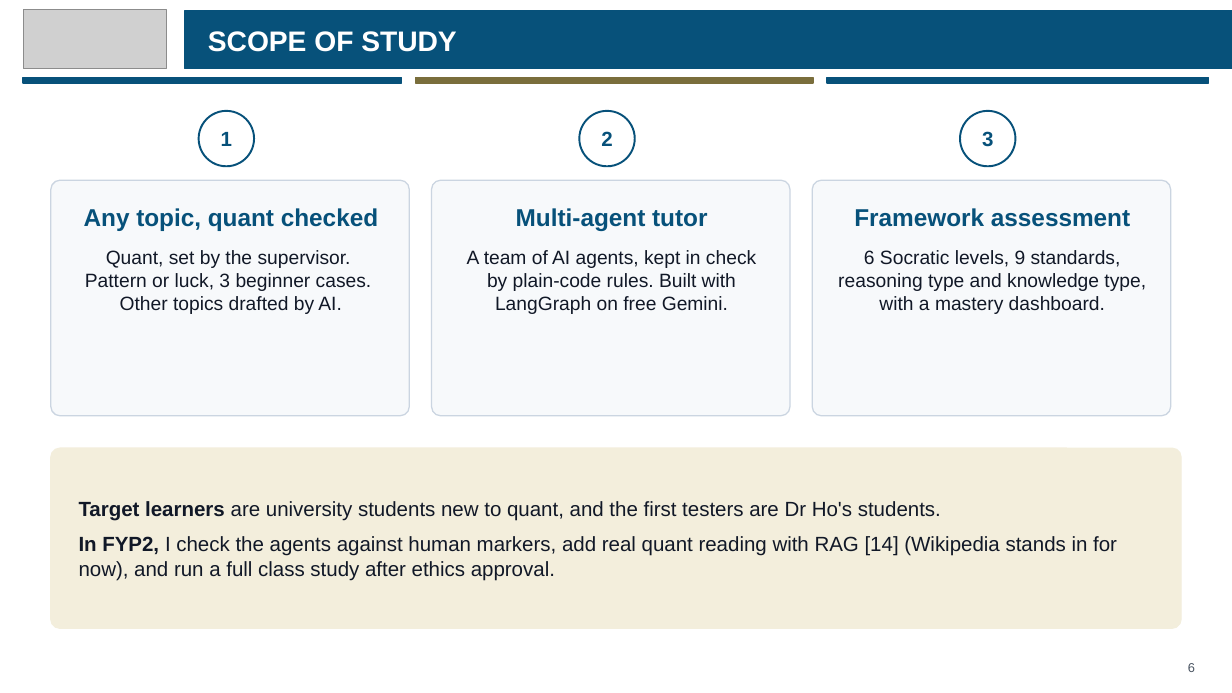
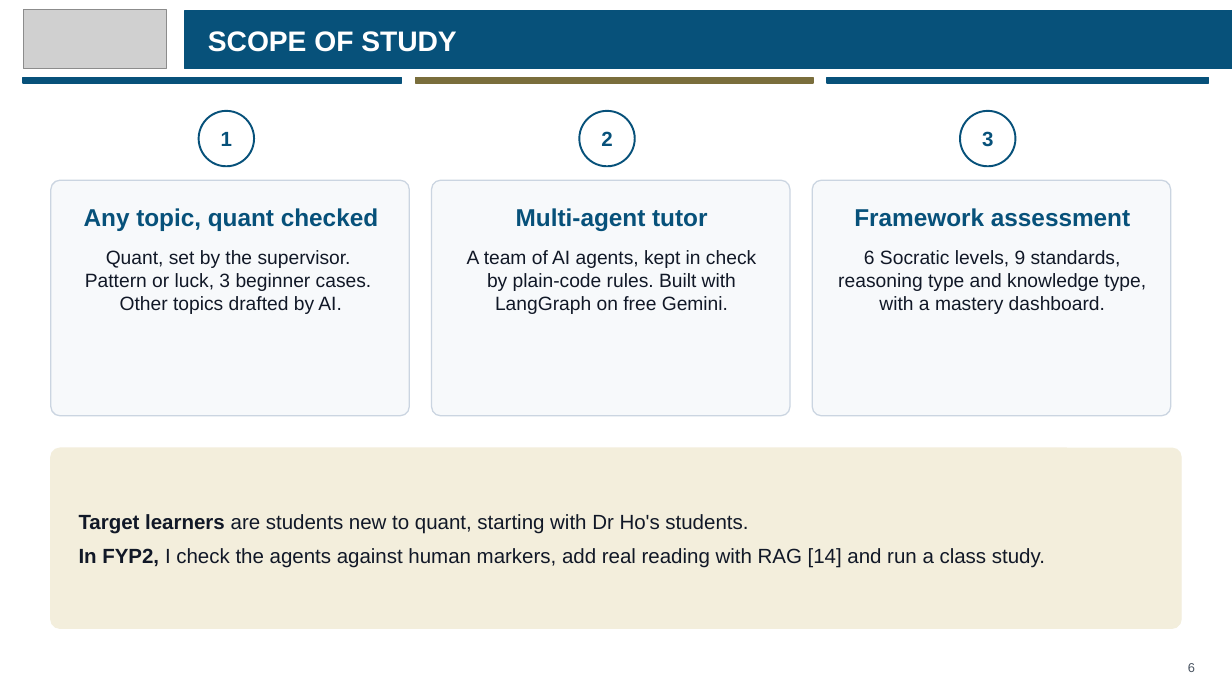
Before and after one commit to eusoffamir/Socratic-AI, a slide deck: slide 6 of docs/defence/Socratic AI Proposal Defence.pptx. Drawn at 1232x693 pixels with LibreOffice and Linux fonts; fonts in the diff are those of the drawing; grey boxes stand for pictures. Boxes give left, top, right and bottom in pixels: in the first picture for what was removed or moved away, otherwise in the second. Text is boxed around its words. In the diff, an @@ line names an element or a change of style, - is before the commit and + after.

```diff
--- a/docs/defence/Socratic AI Proposal Defence.pptx
+++ b/docs/defence/Socratic AI Proposal Defence.pptx
@@ text at (79,514,1045,568): text changed @@
-Target learners are university students new to quant, and the first testers are Dr Ho's students.
-In FYP2, I check the agents against human markers, add real quant reading with RAG [14] (Wikipedia stands in for now), and run a full class study after ethics approval.
+Target learners are students new to quant, starting with Dr Ho's students.
+In FYP2, I check the agents against human markers, add real reading with RAG [14] and run a class study.
```
Also in this commit, not shown: 13 other slides changed, 5 other files.
